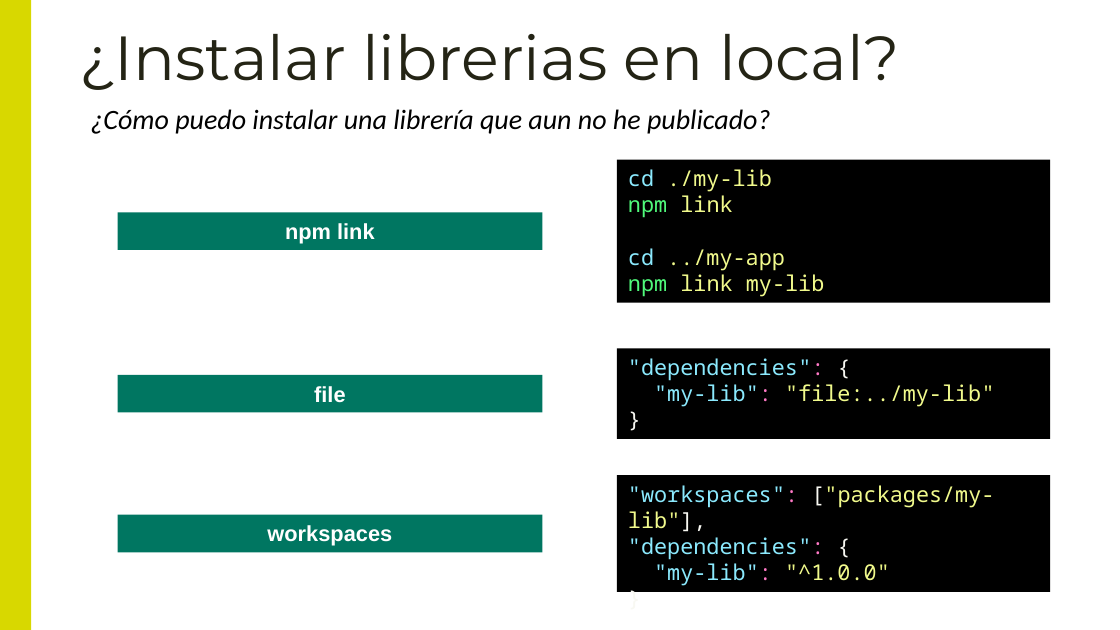
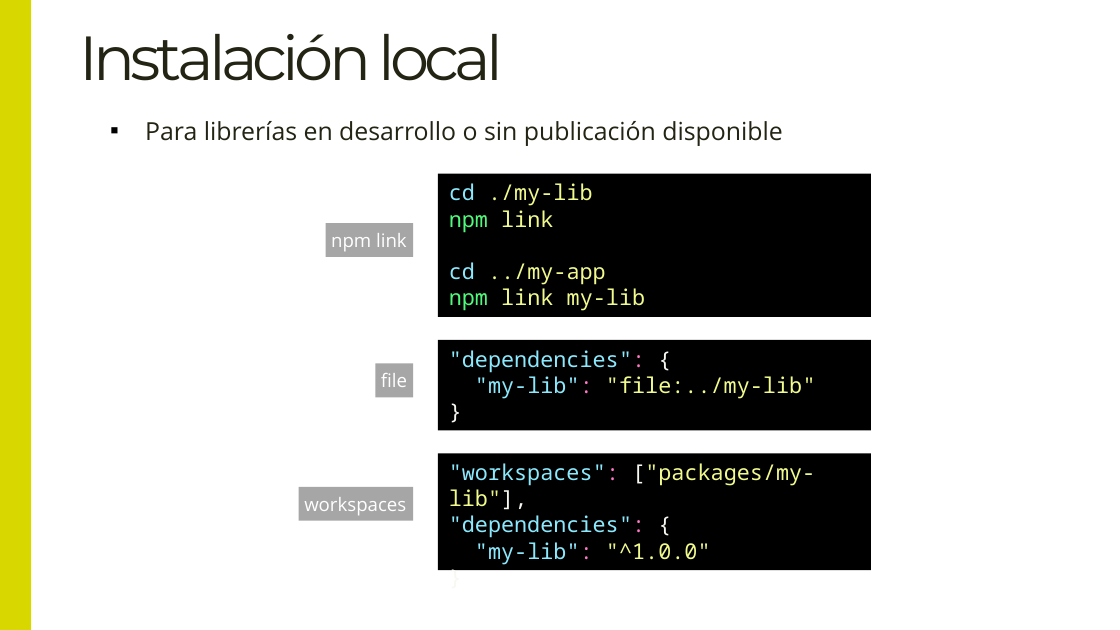
Before and after one commit to Lemoncode/master-frontend-lemoncode, a slide deck: slide 5 of 03-bundling/07-vite-lib/00-teoría/Creando librerías con Vite.pptx. Drawn at 1120x630 pixels with LibreOffice and Linux fonts; fonts in the diff are those of the drawing. Boxes give left, top, right and bottom in pixels: in the first picture for what was removed or moved away, otherwise in the second. Text is boxed around its words. In the diff, an @@ line names an element or a change of style, - is before the commit and + after.

```diff
--- a/03-bundling/07-vite-lib/00-teoría/Creando librerías con Vite.pptx
+++ b/03-bundling/07-vite-lib/00-teoría/Creando librerías con Vite.pptx
@@ text at (79,34,503,81): text changed @@
-¿Instalar librerias en local?
+Instalación local
@@ text removed at (91,109,770,134) @@
-¿Cómo puedo instalar una librería que aun no he publicado?
@@ text added at (145,121,782,146), 16 pt, text #242415 @@
+▪ Para librerías en desarrollo o sin publicación disponible
@@ rectangle "cd ./my-lib": place and size @@
-rectangle "cd ./my-lib" at (617,159,1051,302)
+rectangle "cd ./my-lib" at (438,174,871,317)
@@ rectangle "npm link": place and size @@
-rectangle "npm link" at (118,213,542,251)
+rectangle "npm link" at (326,223,413,256)
@@ rectangle ""dependencies": {": place and size @@
-rectangle ""dependencies": {" at (617,348,1051,439)
+rectangle ""dependencies": {" at (438,339,871,430)
@@ size 14 to 12 pt, font Arial to Open Sans, bold off; alignment centre to left; fill #007661 to #A6A6A6 in 3 elements at (299,487,413,521), (326,223,413,256), (375,364,413,398) @@
@@ rectangle "file": place and size @@
-rectangle "file" at (118,375,542,413)
+rectangle "file" at (375,364,413,398)
@@ rectangle ""workspaces": ["packages/my-lib"],": place and size @@
-rectangle ""workspaces": ["packages/my-lib"]," at (617,475,1051,591)
+rectangle ""workspaces": ["packages/my-lib"]," at (438,454,871,570)
@@ rectangle "workspaces": place and size @@
-rectangle "workspaces" at (118,515,542,553)
+rectangle "workspaces" at (299,487,413,521)
```
Also in this commit, not shown: 7 other slides changed, 3 slides added, 3 slides removed, 1 other file.
